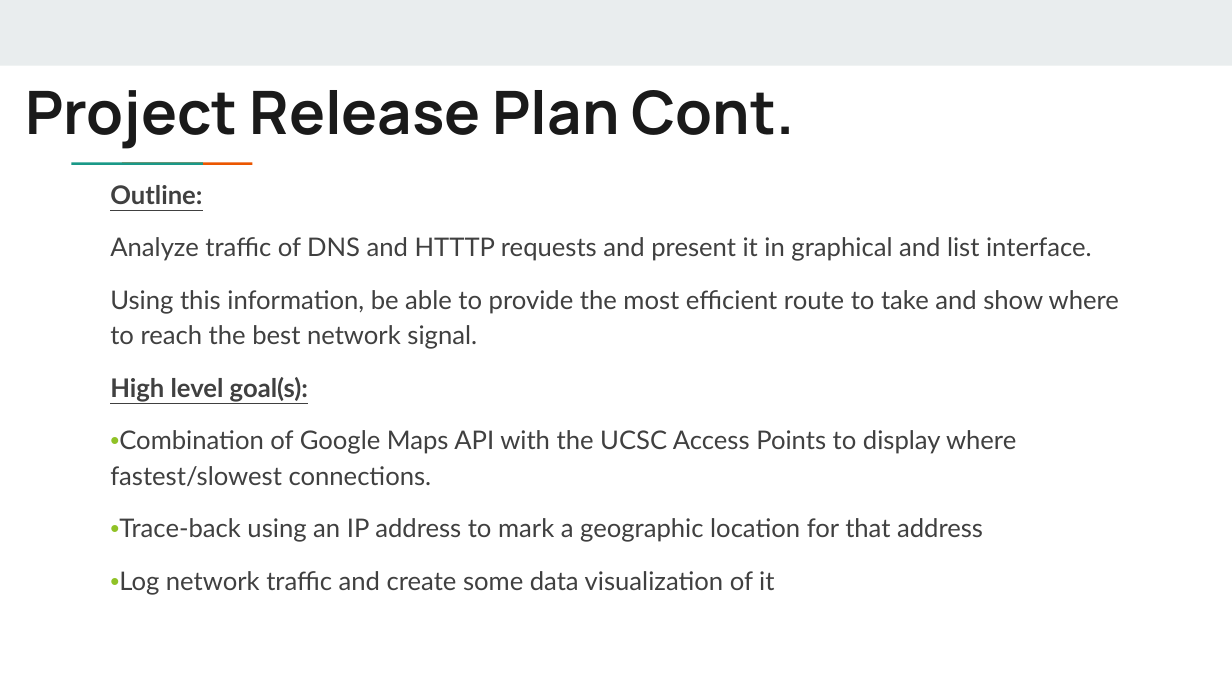
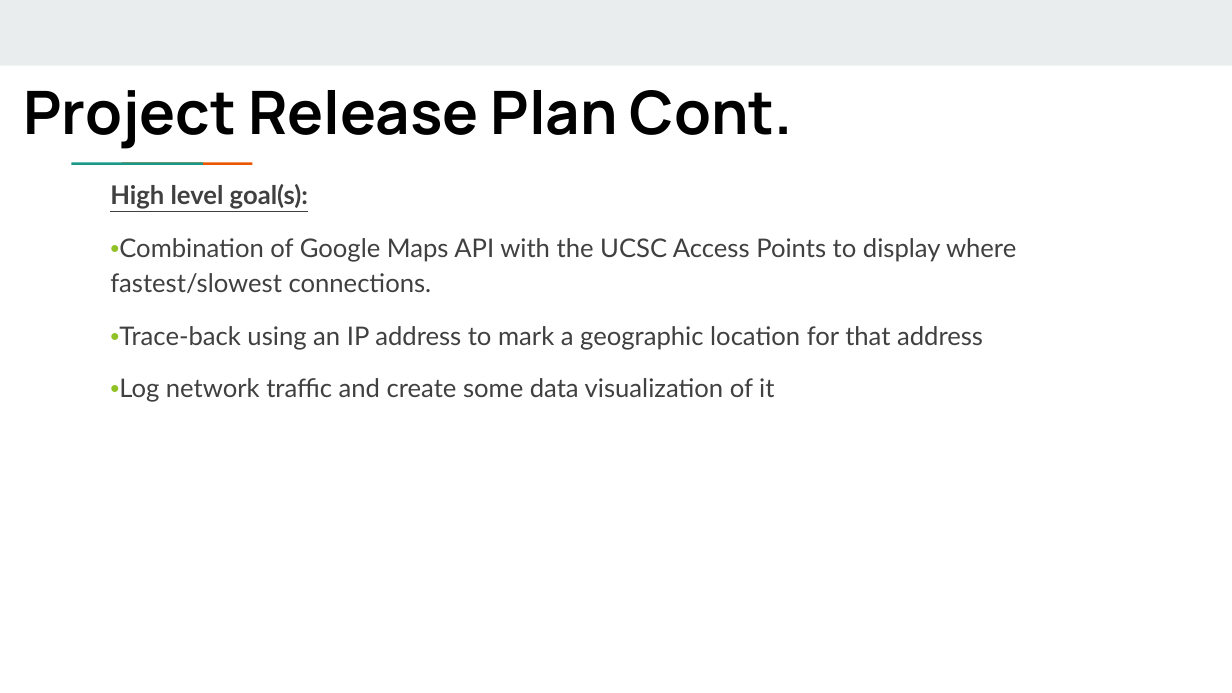
Before and after one commit to Cameron-Ozaki/cs115_TrafficDump, a slide deck: slide 3 of Project Release Plan.pptx (slide 2 before the commit). Drawn at 1232x693 pixels with LibreOffice and Linux fonts; fonts in the diff are those of the drawing. Boxes give left, top, right and bottom in pixels: in the first picture for what was removed or moved away, otherwise in the second. Text is boxed around its words. In the diff, an @@ line names an element or a change of style, - is before the commit and + after.

```diff
--- a/Project Release Plan.pptx
+++ b/Project Release Plan.pptx
@@ title "Project Release Plan Cont." at [24,90,793,149]: text colour #1A1A1A to #000000 @@
@@ text at [110,185,1119,349]: paragraphs removed @@
-Outline:
-Analyze traffic of DNS and HTTTP requests and present it in graphical and list interface.
-Using this information, be able to provide the most efficient route to take and show where to reach the best network signal.
```
Also in this commit, not shown: 4 other slides changed, 2 slides added.
